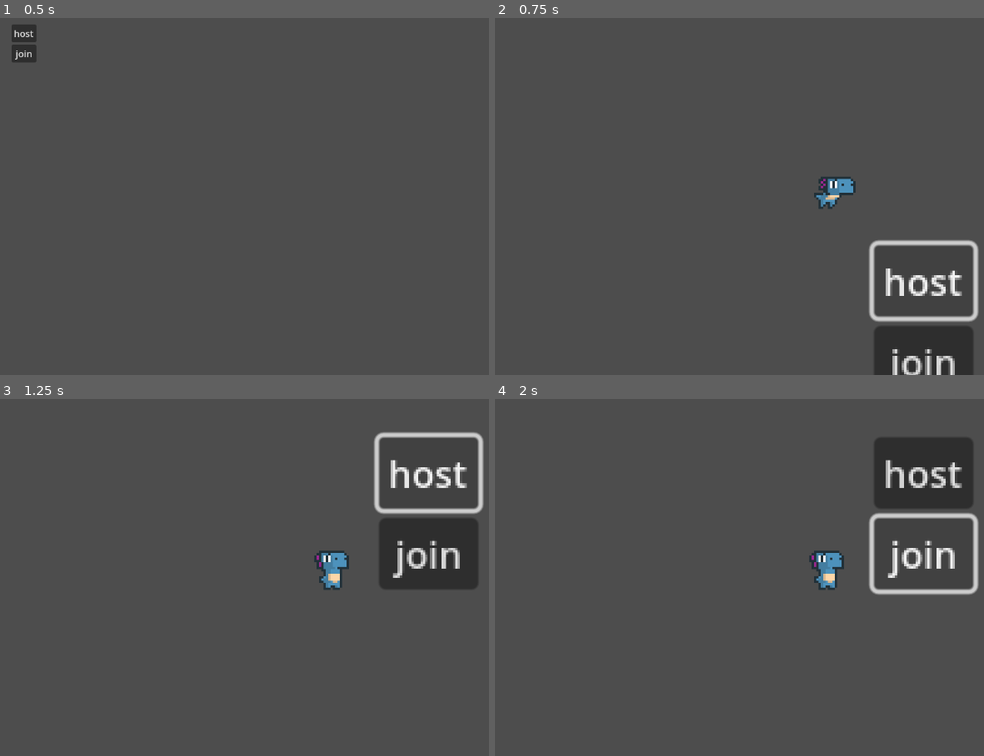
Above: before the commit, frames 1-4 (two rows, left to right).
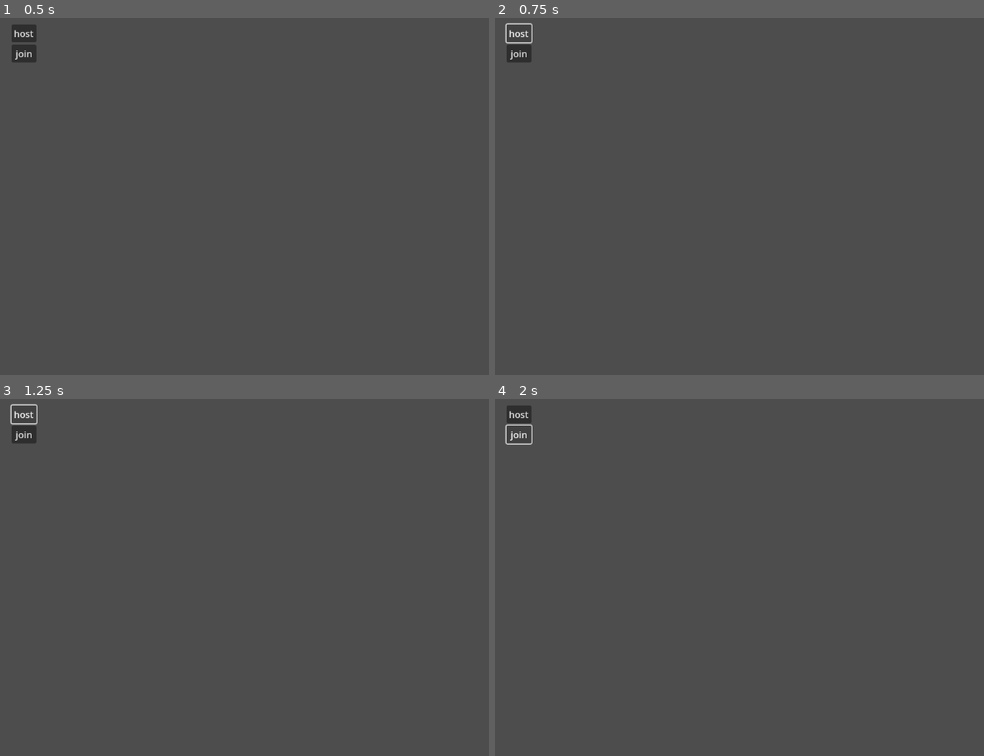
Above: after the commit, the same moments.

Repository: miladrezvani/DinoTag
Game: Godot game, scene res://scenes/map/map1.tscn
The game is run twice, just before and just after one commit, with the same random seed, the same clock (stepped at 60 frames per second) and the same inputs.
Inputs:
- Up to frame 1 (0.5 s): no input
- Up to frame 2 (0.75 s): click "host" at 0.5 s
- Up to frame 3 (1.25 s): no input
- Up to frame 4 (2 s): click "join" at 1.25 s

Frame 1 is identical in both runs. In frame 2, 5.2% of the frame differs, in the area x 2-99%, y 1-100%; in frame 3, 6.4%, in the area x 2-99%, y 1-54%; in frame 4, 6.4%.

Commit message:
add local multiplayer

Diff:
--- a/scripts/networkHandler.gd
+++ b/scripts/networkHandler.gd
@@ -1,19 +1,85 @@
 extends Node
 
-const ipAddress: String = "localhost"
-const port: int = 42069
+const broadcastPort : int = 9000
+const gamePort      : int = 42069
+const broadcastRate : float = 1.0
 
+var udp: PacketPeerUDP
+var timer: Timer
 var peer: ENetMultiplayerPeer
+var hostFlag: bool = false
 
-func startServer() -> void:
+signal hostFound(ip:String, port:int)
+
+func _ready() -> void:
+	udp = PacketPeerUDP.new()
+
+	udp.set_broadcast_enabled(true)
+	var err := ERR_UNAVAILABLE
+	if udp.has_method("listen"):
+		print("listen")
+		err = udp.listen(broadcastPort, "*")
+	elif udp.has_method("bind"):
+		print("bind")
+		err = udp.bind(broadcastPort, "*")
+	else:
+		push_error("PacketPeerUDP has no listen() or bind() methods ", err)
+		return
+	timer = Timer.new()
+	timer.wait_time = broadcastRate
+	timer.one_shot = false
+	add_child(timer)
+	timer.start()
+	timer.timeout.connect(onBroadcastTimer)
+
+	set_process(true)
+
+func onBroadcastTimer():
+	if peer and hostFlag:
+		var buf = PackedByteArray()
+		buf.append_array([])
+		var writer = StreamPeerBuffer.new()
+		writer.put_u32(0xAFCE6434)
+		writer.put_u16(gamePort)
+		var packet = writer.data_array
+		udp.set_dest_address("255.255.255.255", broadcastPort)
+		udp.put_packet(packet)
+
+func _process(_delta):
+	while udp.get_available_packet_count() > 0:
+		var packet = udp.get_packet()
+		var fromIp = udp.get_packet_ip()
+		var reader = StreamPeerBuffer.new()
+		reader.data_array = packet
+		if reader.get_u32() != 0xAFCE6434:
+			continue
+		var port = reader.get_u16()
+		emit_signal("hostFound", fromIp, port)
+
+func startServer():
 	peer = ENetMultiplayerPeer.new()
-	peer.create_server(port)
+	var err = peer.create_server(gamePort)
+	if err != OK:
+		push_error("Couldn’t start ENet server (%d)" % err)
+		return
 	multiplayer.multiplayer_peer = peer
+	hostFlag = true
+	var myId = multiplayer.get_unique_id()
+	multiplayer.emit_signal("peer_connected", myId)
+	print("Server started on port %d" % gamePort)
 
-	var my_id = multiplayer.get_unique_id()
-	multiplayer.emit_signal("peer_connected", my_id)
+func startClient():
+	if not is_connected("hostFound", Callable(self, "onHostFound")):
+		connect("hostFound", Callable(self, "onHostFound"))
+	print("Client ready, listening for host broadcasts")
 
-func startClient() -> void:
+func onHostFound(ip:String, port:int):
+	if peer:
+		return
 	peer = ENetMultiplayerPeer.new()
-	peer.create_client(ipAddress,port)
+	var err = peer.create_client(ip, port)
+	if err != OK:
+		push_error("ENet client failed to connect to %s:%d (%d)" % [ip, port, err])
+		return
 	multiplayer.multiplayer_peer = peer
+	print("Connected to server at %s:%d" % [ip, port])
